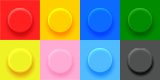
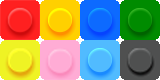
Layered file, before and after one edit (160px x 80px). Changes by layer:
added layer "Layer 12" above "Layer 11" over [left=0, top=40, right=40, bottom=80]
hid "Layer 11" over [left=0, top=40, right=40, bottom=80]
added layer "Layer 13" above "Layer 10" over [left=120, top=40, right=160, bottom=80]
hid "Layer 10" over [left=120, top=40, right=160, bottom=80]
added layer "Layer 19" above "Layer 6" over [left=120, top=0, right=160, bottom=40]
hid "Layer 6" over [left=120, top=0, right=160, bottom=40]
added layer "Layer 17" above "Layer 9" over [left=40, top=40, right=80, bottom=80]
hid "Layer 9" over [left=40, top=40, right=80, bottom=80]
added layer "Layer 18" above "Layer 4" over [left=80, top=40, right=120, bottom=80]
hid "Layer 4" over [left=80, top=40, right=120, bottom=80]
added layer "Layer 16" above "Layer 3" over [left=80, top=0, right=120, bottom=40]
hid "Layer 3" over [left=80, top=0, right=120, bottom=40]
added layer "Layer 15" above "Layer 2" over [left=40, top=0, right=80, bottom=40]
hid "Layer 2" over [left=40, top=0, right=80, bottom=40]
added layer "Layer 14" above "Layer 1" over [left=0, top=0, right=40, bottom=40]
hid "Layer 1" over [left=0, top=0, right=40, bottom=40]
removed layer "Background" over [left=0, top=0, right=160, bottom=80]
